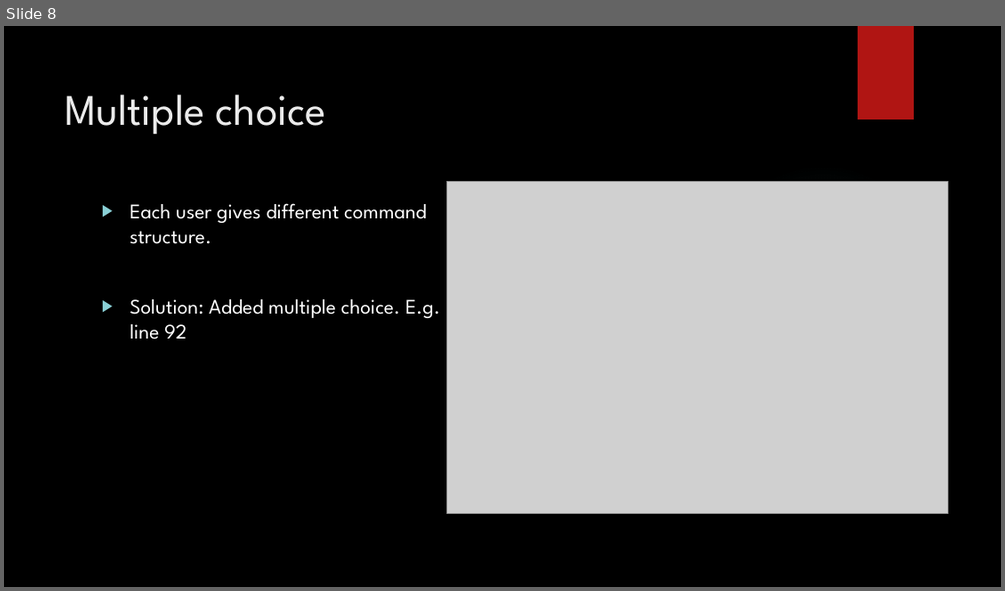
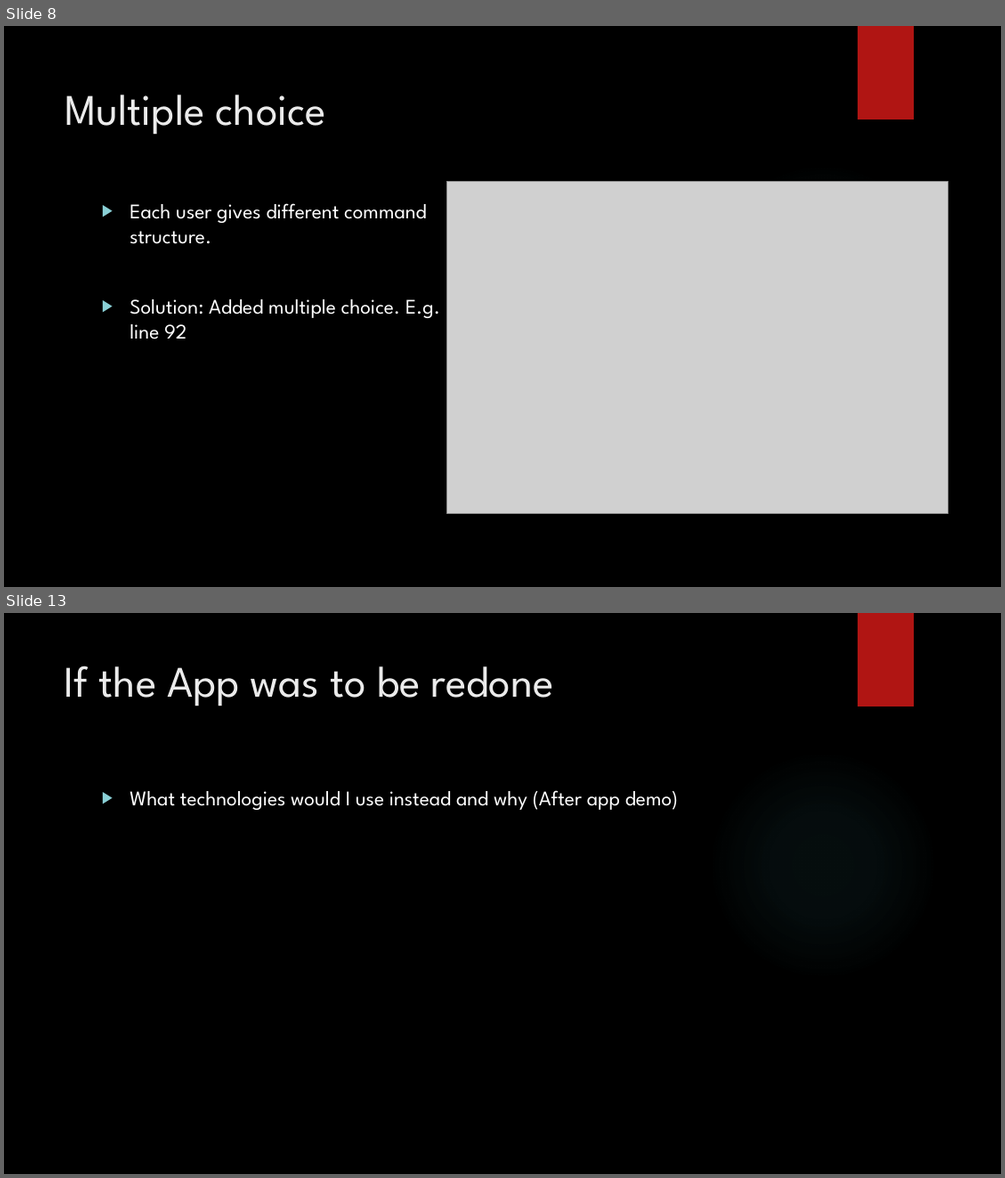
Before and after one commit to ChristinaDarstbanian/ChristinaDarstbanian, a slide deck: Hackathon Shadi Christina.pptx. Shown one above the other, each under a label of ours: slide 8 before the commit, slides 8 and 13 after it; the slides between them are not shown. The pictures are 1005x591 and 1005x1178 pixels, drawn with LibreOffice and Linux fonts; fonts in the diff are those of the drawing; grey boxes stand for pictures; background and template pictures are left out. Boxes give left, top, right and bottom in pixels: in the first picture for what was removed or moved away, otherwise in the second. Text is boxed around its words. In the diff, an @@ line names an element or a change of style, - is before the commit and + after.

```diff
--- a/Hackathon Shadi Christina.pptx
+++ b/Hackathon Shadi Christina.pptx
@@ slide 13 added at <box>4,613,1001,1174</box>, background picture (left out); not listed: 2 template elements that a slide beside it also shows @@
@@ title added at <box>65,666,554,706</box>, 42 pt, text #EBEBEB @@
+If the App was to be redone
@@ text added at <box>129,790,678,810</box>, 20 pt, text #FFFFFF @@
+▶ What technologies would I use instead and why (After app demo)
```
Also in this commit, not shown: 5 slides changed, 3 other slides added, 1 slide removed, 9 other files.
